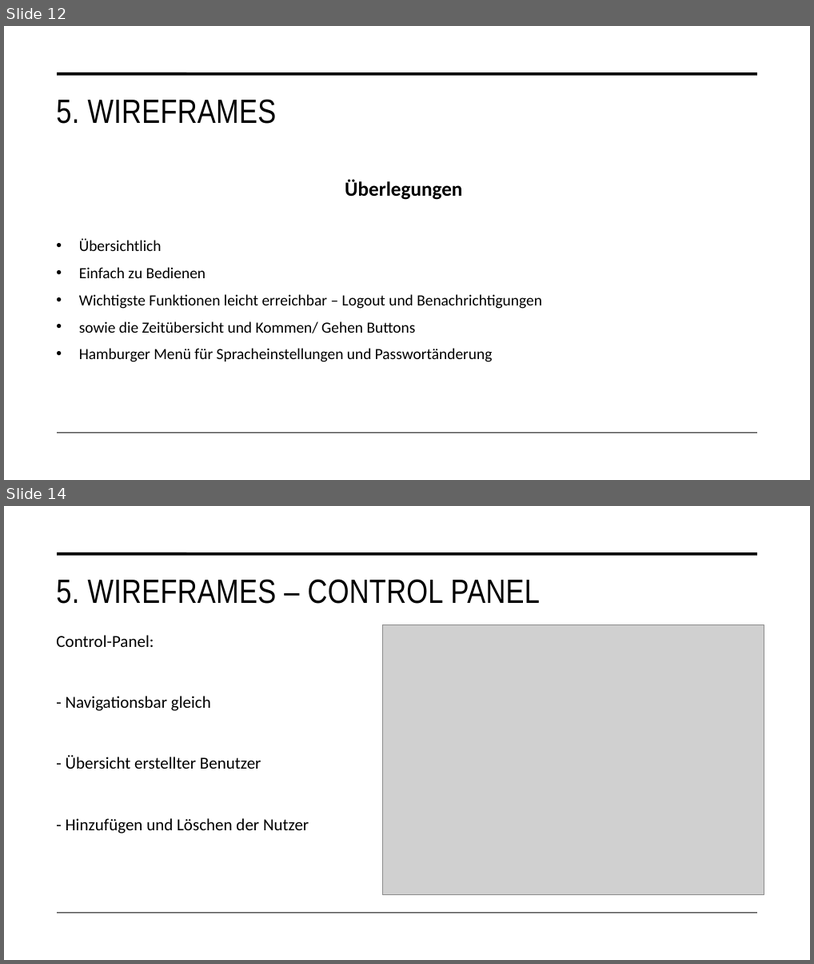
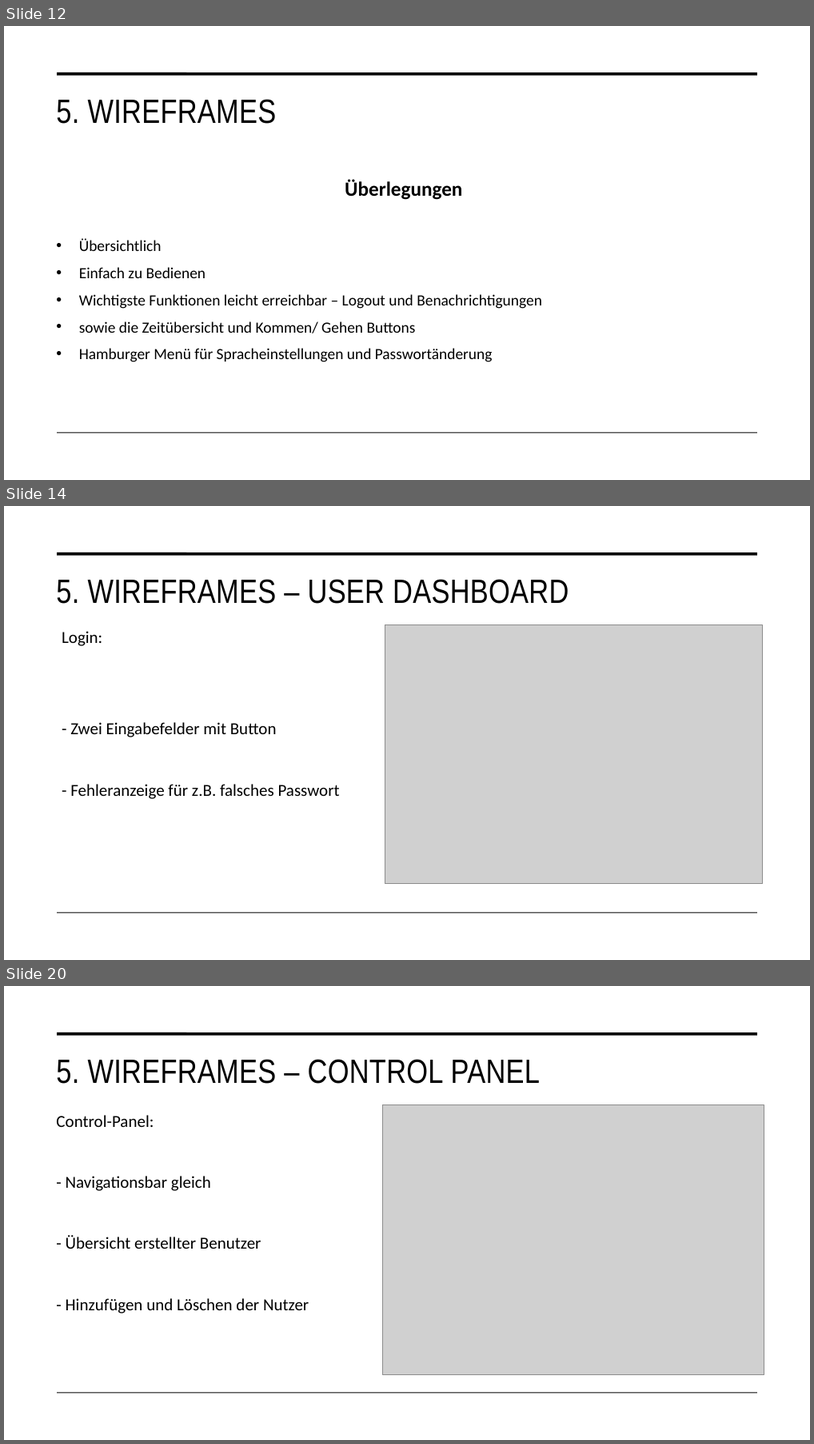
Before and after one commit to malu254/Eifrige-Otter-PM, a slide deck: Abgabe/Dokumentation/Präsentation.pptx. Shown one above the other, each under a label of ours: slides 12 and 14 before the commit, slides 12, 14 and 20 after it; the slides between them are not shown. The pictures are 814x964 and 814x1444 pixels, drawn with LibreOffice and Linux fonts; fonts in the diff are those of the drawing; grey boxes stand for pictures. Boxes give left, top, right and bottom in pixels: in the first picture for what was removed or moved away, otherwise in the second. Text is boxed around its words. In the diff, an @@ line names an element or a change of style, - is before the commit and + after.

```diff
--- a/Abgabe/Dokumentation/Präsentation.pptx
+++ b/Abgabe/Dokumentation/Präsentation.pptx
@@ slide 14 added at <box>4,506,810,960</box>, background #FFFFFF; not listed: 2 template elements that a slide beside it also shows @@
@@ title added at <box>56,579,569,604</box>, 40 pt, text #000000 @@
+5. WIREFRAMES – USER DASHBOARD
@@ picture added at <box>385,625,763,883</box> @@
@@ text added at <box>62,631,340,799</box>, 20 pt, text #000000 @@
+Login:
+- Zwei Eingabefelder mit Button
+- Fehleranzeige für z.B. falsches Passwort
@@ what was slide 14 is now slide 20 @@
```
Also in this commit, not shown: 6 slides changed, 5 other slides added.
